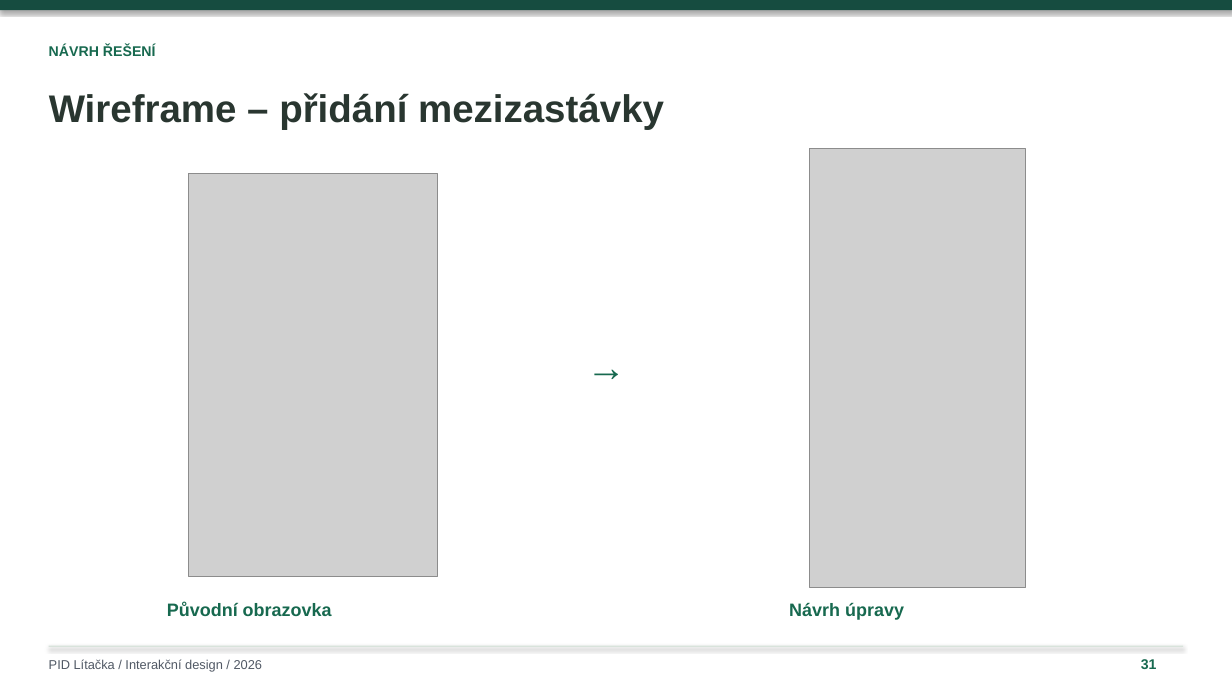
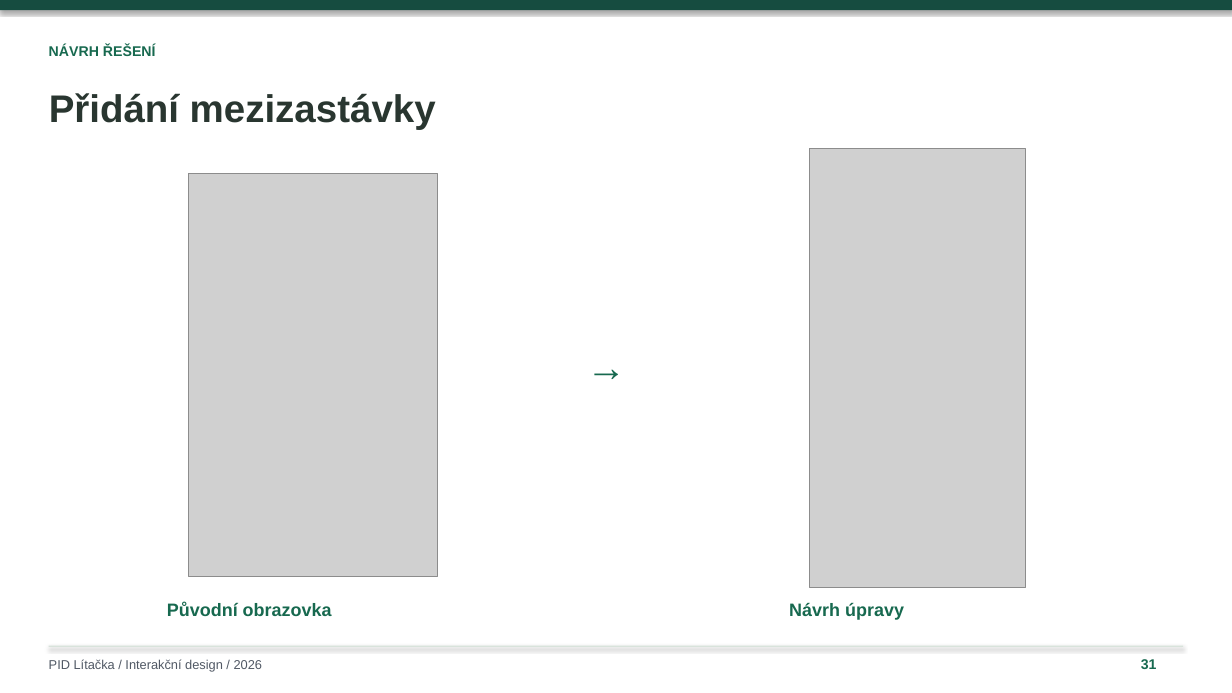
Before and after one commit to ShachPlay/ID_2026, a slide deck: slide 31 of PID-Litacka-Plichta-upravena.pptx. Drawn at 1232x693 pixels with LibreOffice and Linux fonts; fonts in the diff are those of the drawing; grey boxes stand for pictures. Boxes give left, top, right and bottom in pixels: in the first picture for what was removed or moved away, otherwise in the second. Text is boxed around its words. In the diff, an @@ line names an element or a change of style, - is before the commit and + after.

```diff
--- a/PID-Litacka-Plichta-upravena.pptx
+++ b/PID-Litacka-Plichta-upravena.pptx
@@ text at bbox=[49, 93, 436, 130]: text changed @@
-Wireframe – přidání mezizastávky
+Přidání mezizastávky
```
Also in this commit, not shown: 4 other slides changed.
